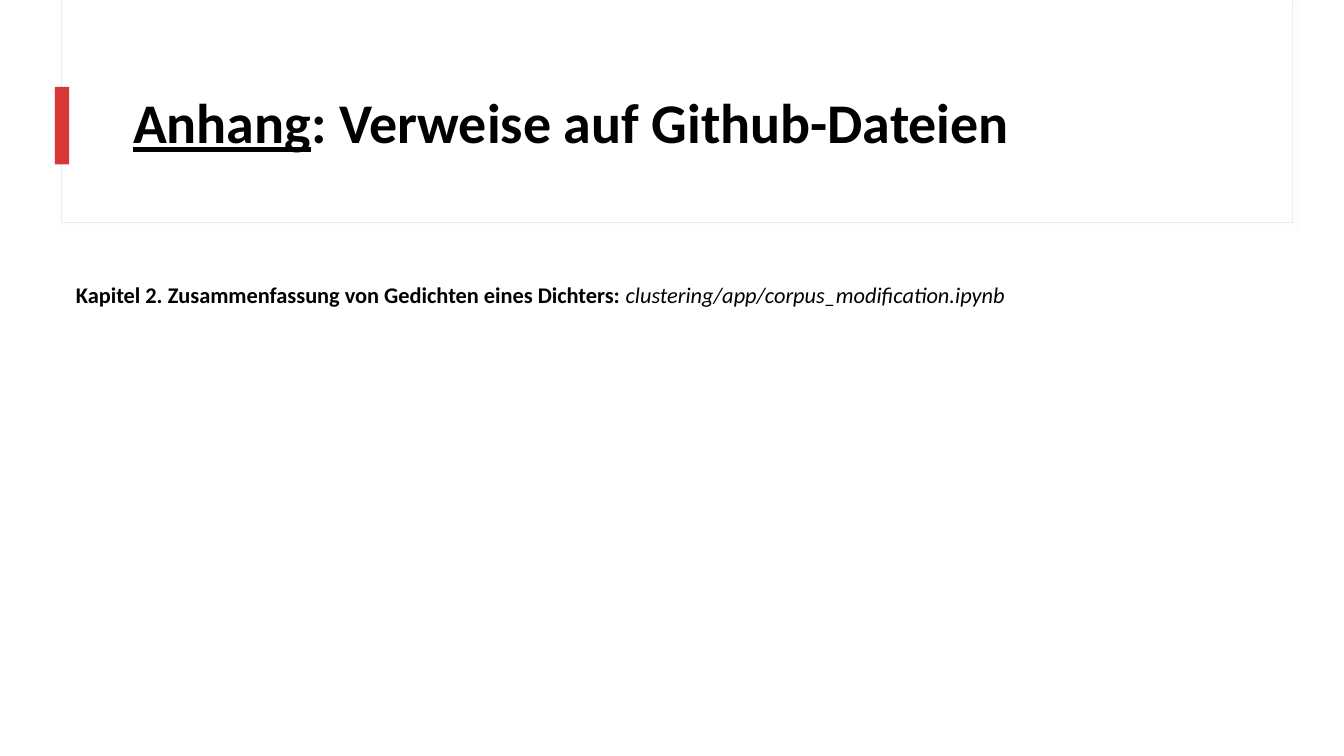
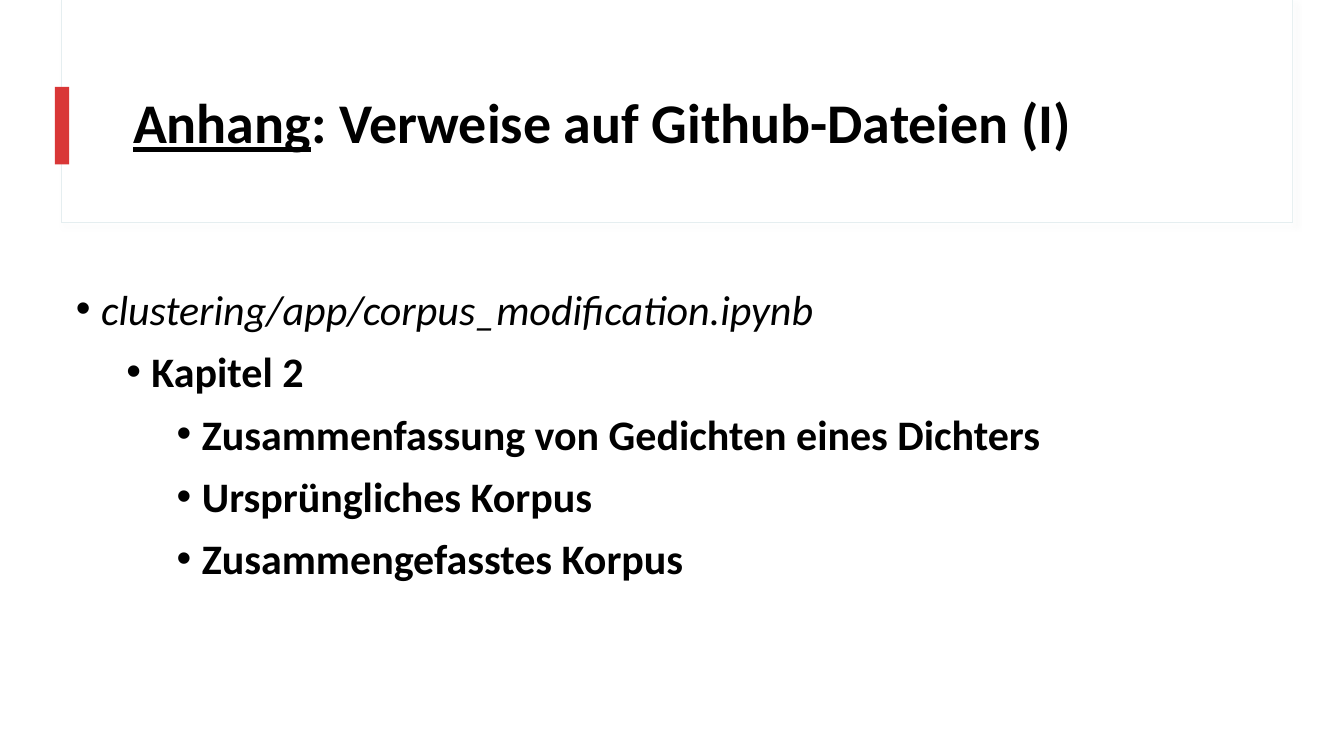
Before and after one commit to realjanpaulus/clusterpoems, a slide deck: slide 46 of presentation/clustering_presentation.pptx (slide 50 before the commit). Drawn at 1344x756 pixels with LibreOffice and Linux fonts; fonts in the diff are those of the drawing. Boxes give left, top, right and bottom in pixels: in the first picture for what was removed or moved away, otherwise in the second. Text is boxed around its words. In the diff, an @@ line names an element or a change of style, - is before the commit and + after.

Commit message:
add: agglo clustering

```diff
--- a/presentation/clustering_presentation.pptx
+++ b/presentation/clustering_presentation.pptx
@@ title at <box>133,101,1071,153</box>: text changed @@
-Anhang: Verweise auf Github-Dateien
+Anhang: Verweise auf Github-Dateien (I)
@@ text at <box>101,296,1040,581</box>: text changed; size 16 to 30 pt @@
-Kapitel 2. Zusammenfassung von Gedichten eines Dichters: clustering/app/corpus_modification.ipynb
+• clustering/app/corpus_modification.ipynb
+  • Kapitel 2
+    • Zusammenfassung von Gedichten eines Dichters
+    • Ursprüngliches Korpus
+    • Zusammengefasstes Korpus
```
Also in this commit, not shown: 3 other slides changed, 2 slides added, 4 slides removed, 14 other files.
